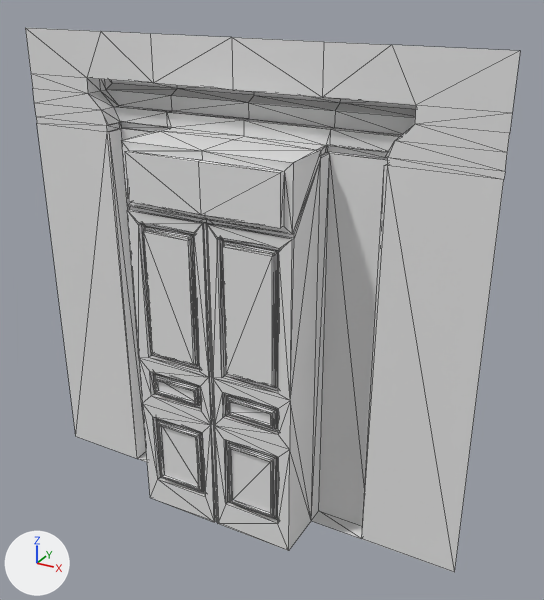
Two versions of the FBX model Assets/Models/ModularKit/Modular_Set_A/2x2 Door_Panel_A.fbx, one commit apart.
Both versions are drawn from a 50 mm camera at (0.0149, -0.0241, 0.0222) aimed at (0.0014, 0.0004, 0.01). The lights are fixed; the arrows at lower left show +X, +Y and +Z. Mesh edges are drawn as thin lines. Where no turn or scale is listed for an object, it has been applied to the vertices. Vertices at the same position are counted once.

In view in the first picture: '2x2 Door_Panel_A'.
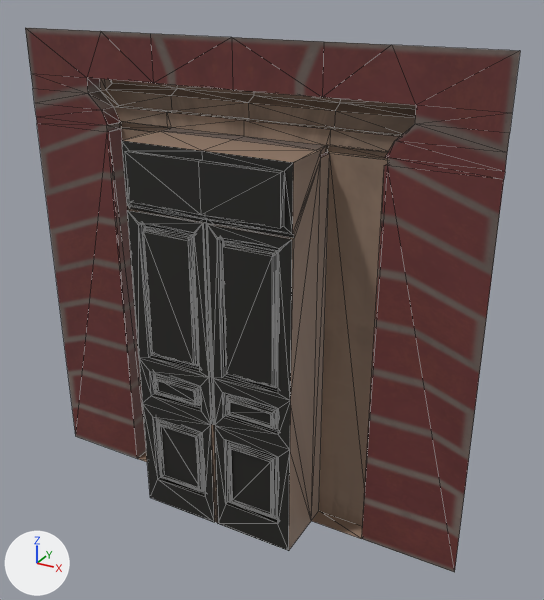
The change in detail:
Picture 'plane_divided_Stone_A_AlbedoTransparency.png' (img_plane_divided_stone_a_albedotransparency_png) is new.
Picture 'trimLow_Trim_BaseColor.png' (img_trimlow_trim_basecolor_png) is new.
Picture 'plane_divided_Brick_AlbedoTransparency.png' (img_plane_divided_brick_albedotransparency_png) is new.
Material 'Stone' (mat_stone) is new.
Its texture is img_plane_divided_stone_a_albedotransparency_png.
Material 'Trim' (mat_trim) is new.
Its texture is img_trimlow_trim_basecolor_png.
Material 'Brick' (mat_brick) is new.
Its texture is img_plane_divided_brick_albedotransparency_png.
me_2x2_door_panel_a has 373 vertices, 716 faces and spans x -0.01..0.01, y -0.0024..0.0015, z 0.0..0.02.
me_2x2_door_panel_a is used by ob_2x2_door_panel_a; location (0.0, 0.0, 0.0).
me_2x2_door_panel_a part 1: 66 of the faces centred in x -0.009..0.009, y 0.0..0.0005, z 0.0161..0.0194 switch from no material to mat_brick (picture img_plane_divided_brick_albedotransparency_png).
me_2x2_door_panel_a part 2: 5 of the faces centred in x -0.0087..-0.006, y 0.0..0.0005, z 0.0054..0.0107 switch from no material to mat_brick (picture img_plane_divided_brick_albedotransparency_png).
me_2x2_door_panel_a part 3: 5 of the faces centred in x 0.006..0.0087, y 0.0..0.0005, z 0.0054..0.0107 switch from no material to mat_brick (picture img_plane_divided_brick_albedotransparency_png).
me_2x2_door_panel_a part 4: 470 of the faces centred in x -0.0035..0.0035, y -0.0024..-0.0019, z 0.0004..0.0163 switch from no material to mat_trim (picture img_trimlow_trim_basecolor_png).
me_2x2_door_panel_a part 5: 138 of the faces centred in x -0.0069..0.0069, y -0.0021..0.0015, z 0.0107..0.0182 switch from no material to mat_stone (picture img_plane_divided_stone_a_albedotransparency_png).
me_2x2_door_panel_a part 6: 32 of the faces centred in x -0.0052..0.0052, y -0.0021..0.0008, z 0.0..0.0078 switch from no material to mat_stone (picture img_plane_divided_stone_a_albedotransparency_png).

What differs and where, as boxes [x1, y1, x2, y2] in the pictures (544 x 600 px):
part 1 of me_2x2_door_panel_a, recoloured (grey to brown)
    both: [25, 28, 520, 180]
part 2 of me_2x2_door_panel_a, recoloured (grey to brown)
    both: [37, 123, 146, 459]
part 3 of me_2x2_door_panel_a, recoloured (grey to brown)
    both: [362, 165, 504, 572]
part 4 of me_2x2_door_panel_a, recoloured (grey to black)
    both: [122, 141, 294, 551]
part 5 of me_2x2_door_panel_a, recoloured (grey to brown)
    both: [100, 79, 416, 516]
part 6 of me_2x2_door_panel_a, recoloured (grey to brown)
    both: [138, 159, 365, 550]
